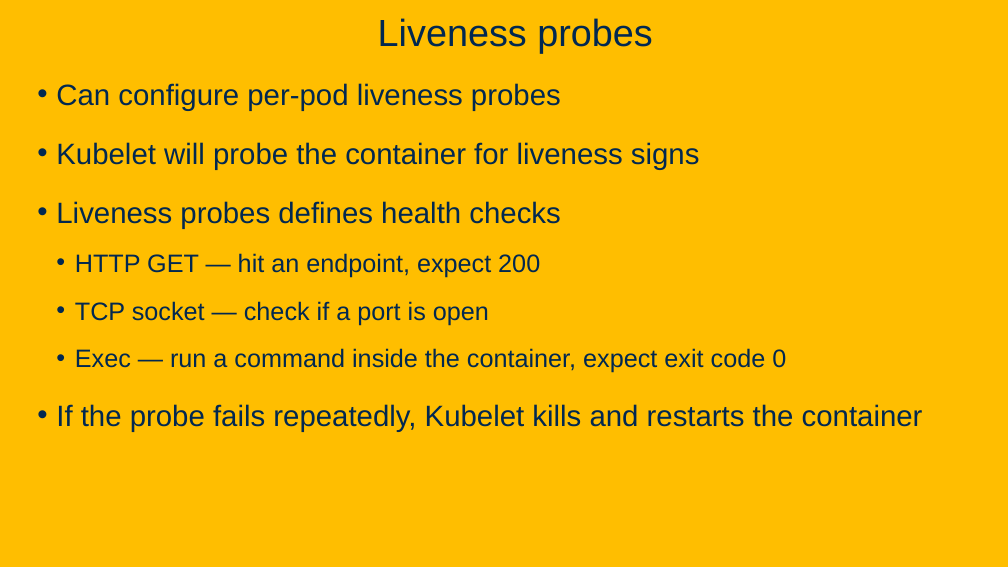
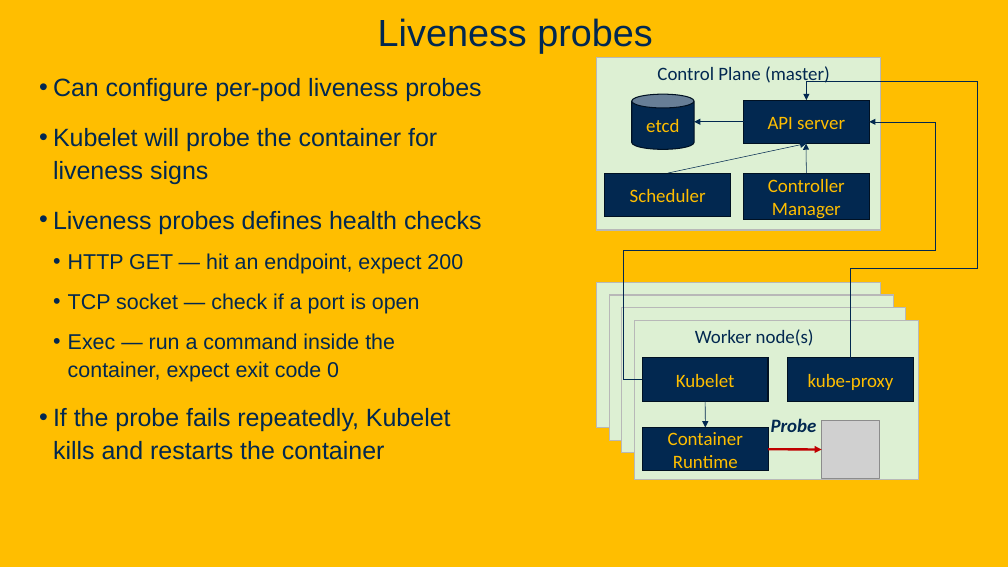
Before and after one commit to davsec-teaching/W26_ECS_160, a slide deck: slide 34 of slides/Kubernetes.pptx. Drawn at 1008x567 pixels with LibreOffice and Linux fonts; fonts in the diff are those of the drawing; grey boxes stand for pictures; background and template pictures are left out. Boxes give left, top, right and bottom in pixels: in the first picture for what was removed or moved away, otherwise in the second. Text is boxed around its words. In the diff, an @@ line names an element or a change of style, - is before the commit and + after.

```diff
--- a/slides/Kubernetes.pptx
+++ b/slides/Kubernetes.pptx
@@ rectangle added at [597, 57, 881, 230], fill #DDF0D3, outline #B8B8B8 1 pt @@
@@ text "Can configure per-pod liveness probes" at [53, 78, 482, 460]: size 28 to 23.8 pt in "Can configure per-pod liveness probes", "Kubelet will probe the container for liveness ...", "Liveness probes defines health checks", "If the probe fails repeatedly, Kubelet kills ..."; size 24 to 20.4 pt in "HTTP GET — hit an endpoint, expect ...", "TCP socket — check if a port ...", "Exec — run a command inside the ..."; indent changed; line spacing 1.2 to 1.1 @@
@@ text added at [657, 66, 830, 86], 18 pt, text #022850 @@
+Control Plane (master)
@@ elbow arrow added from (851, 358) to (807, 100), #022850 0.5 pt @@
@@ cylinder added at [632, 95, 694, 150], fill #022850, outline #011223 1 pt, 18 pt, text #FFBE00 @@
+etcd
@@ rectangle added at [744, 100, 870, 143], fill #022850, outline #011223 1 pt, 18 pt, text #FFBE00 @@
+API server
@@ elbow arrow added from (643, 380) to (870, 122), #022850 0.5 pt @@
@@ arrow added from (668, 173) to (807, 144), #022850 0.5 pt @@
@@ arrow added from (744, 122) to (694, 122), #022850 0.5 pt @@
@@ arrow added from (807, 173) to (806, 144), #022850 0.5 pt @@
@@ rectangle added at [605, 173, 730, 216], fill #022850, outline #011223 1 pt, 18 pt, text #FFBE00 @@
+Scheduler
@@ rectangle added at [744, 173, 870, 219], fill #022850, outline #011223 1 pt, 18 pt, text #FFBE00 @@
+Controller Manager
@@ rectangle added at [597, 283, 881, 428], fill #DDF0D3, outline #B8B8B8 1 pt @@
@@ rectangle added at [609, 295, 894, 440], fill #DDF0D3, outline #B8B8B8 1 pt @@
@@ rectangle added at [622, 308, 907, 453], fill #DDF0D3, outline #B8B8B8 1 pt @@
@@ rectangle added at [634, 321, 919, 480], fill #DDF0D3, outline #B8B8B8 1 pt @@
@@ text added at [695, 329, 814, 346], 18 pt, text #022850 @@
+Worker node(s)
@@ rectangle added at [643, 358, 768, 401], fill #022850, outline #011223 1 pt, 18 pt, text #FFBE00 @@
+Kubelet
@@ rectangle added at [788, 358, 913, 401], fill #022850, outline #011223 1 pt, 18 pt, text #FFBE00 @@
+kube-proxy
@@ arrow added from (706, 402) to (706, 428), #022850 0.5 pt @@
@@ text added at [771, 418, 817, 432], 18 pt, text #022850, bold, italic @@
+Probe
@@ rectangle added at [643, 428, 768, 471], fill #022850, outline #011223 1 pt, 18 pt, text #FFBE00 @@
+Container Runtime
@@ arrow added from (768, 449) to (822, 450), #C00000 2.25 pt @@
@@ picture added at [822, 420, 880, 479] @@
```
Also in this commit, not shown: 16 other slides changed, 7 slides added, 1 slide removed, 1 other file.
